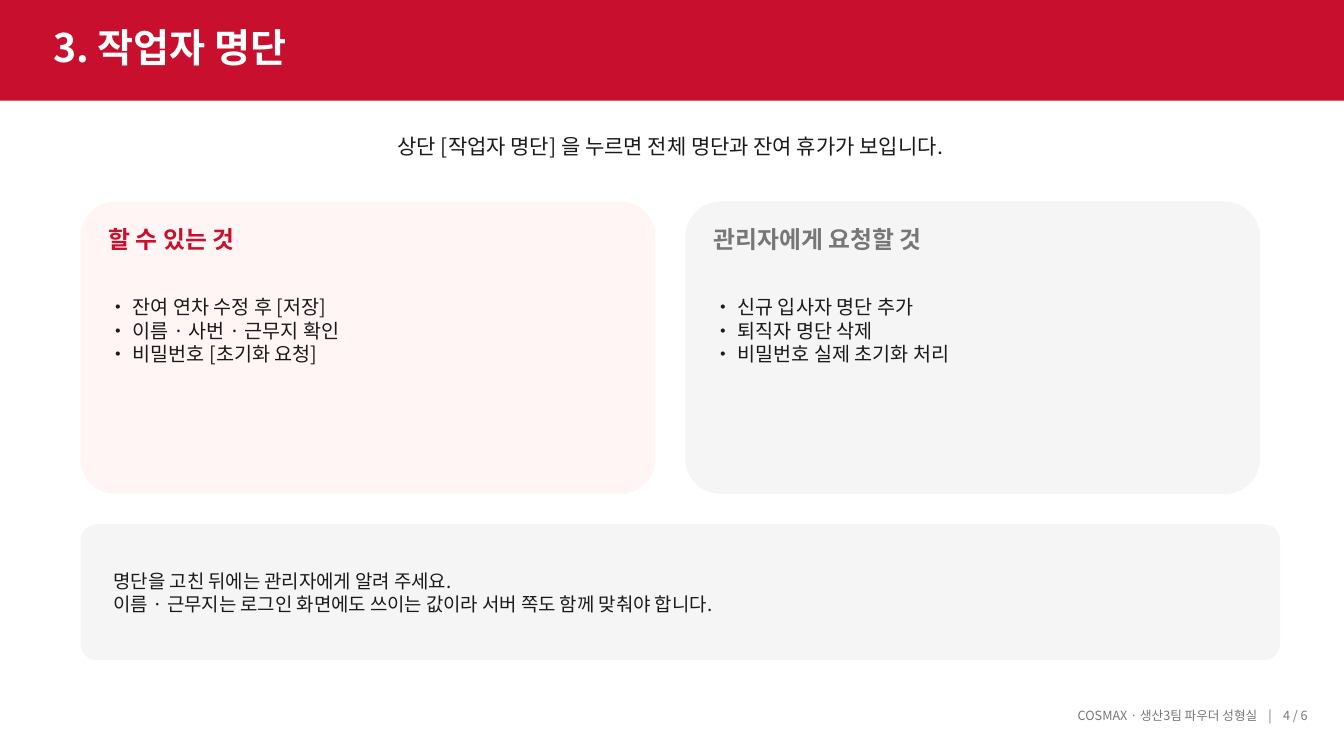
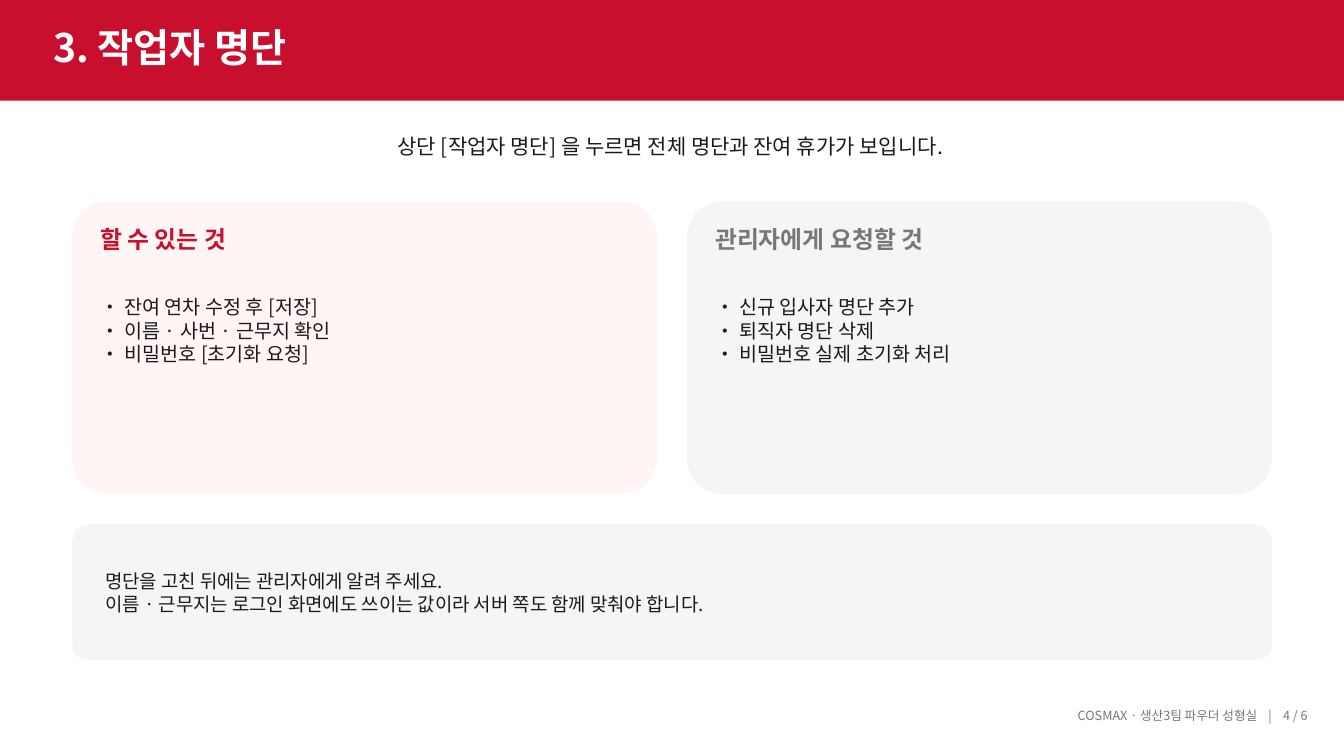
Before and after one commit to djlee-cosmax/Vacation-Permit-Auto-System, a slide deck: slide 4 of docs/휴가증 자동 반영 프로그램 안내 (서무용).pptx. Drawn at 1344x756 pixels with LibreOffice and Linux fonts; fonts in the diff are those of the drawing. Boxes give left, top, right and bottom in pixels: in the first picture for what was removed or moved away, otherwise in the second. Text is boxed around its words. In the diff, an @@ line names an element or a change of style, - is before the commit and + after.

```diff
--- a/docs/휴가증 자동 반영 프로그램 안내 (서무용).pptx
+++ b/docs/휴가증 자동 반영 프로그램 안내 (서무용).pptx
@@ rounded rectangle: place and size @@
-rounded rectangle at (81,202,655,494)
+rounded rectangle at (73,202,657,494)
@@ rounded rectangle: place and size @@
-rounded rectangle at (686,202,1260,494)
+rounded rectangle at (688,202,1272,494)
@@ text "할 수 있는 것": place and size @@
-text "할 수 있는 것" at (109,228,235,250)
+text "할 수 있는 것" at (100,228,226,250)
@@ text "• 잔여 연차 수정 후 ...": place and size @@
-text "• 잔여 연차 수정 후 ..." at (133,297,339,365)
+text "• 잔여 연차 수정 후 ..." at (124,297,331,365)
@@ rounded rectangle: place and size @@
-rounded rectangle at (81,524,1280,660)
+rounded rectangle at (73,524,1272,660)
@@ text "명단을 고친 뒤에는 관리자에게 알려 ...": place and size @@
-text "명단을 고친 뒤에는 관리자에게 알려 ..." at (114,572,713,613)
+text "명단을 고친 뒤에는 관리자에게 알려 ..." at (105,572,704,613)
```
Also in this commit, not shown: 4 other slides changed, 1 other file.
